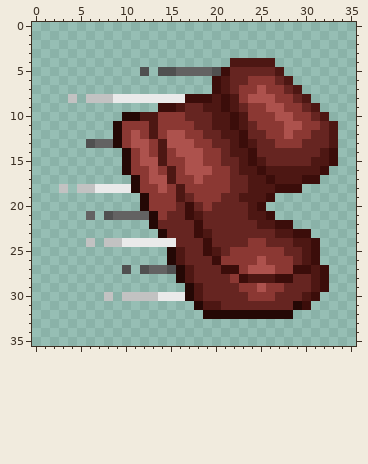
One commit to this pixel-art sprite: textures/ui/speed_effect.png. The picture above is the old version.
The file is 36x36 pixels. The old version is drawn lined up with the new one.
And afterwards:
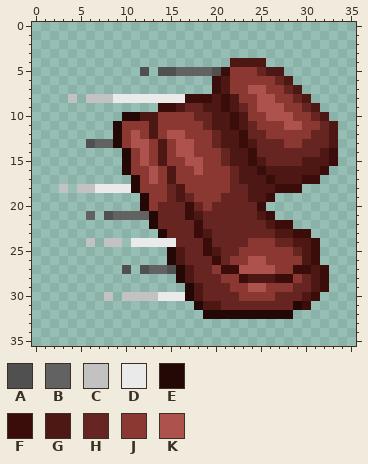
Palette (. is transparent): A #505050  B #636262  C #c2c2c2  D #eaeaea  E #240805  F #3b0d0a  G #4d1713  H #662521  J #8b3833  K #ad524d
Diff:
whole drawing moved by +2,+1 (the old picture is shown already moved)
@@ x 8..32 @@
  3 .........................
- 4 ..............GGGGG......
- 5 ....A.AABBBBAFHHHHHG.....
- 6 ............FGHHJJJHG....
- 7 ............FGHJJKJJHG...
- 8 CDDDDDDDDFFFGFGJKKKJJHG..
- 9 ......FFGHHGGFGHJJKKJJHG.
-10 ..EEGGJJJHHHGGFGJJJKKJJHG
-11 .EJJJGJJJJHHGGFGHJJJKKJJH
-12 .EJKJGJKKJJHHGGFHHJJKJJHH
-13 BEJKKJGKKKJJHHGFGHHJJJHHH
-14 ..EJKJGJKKKJJHGGFHHHHHHHG
-15 ..EJKKGJJKKJJHHGFGHHHHHGG
-16 ..EJJKJGJKKKJJHGGFGGGGGGF
-17 ...EJKKGJJKJJJHHGGFGGGFF.
-18 DDDEJJKJGJJJJJHHGGGFFF...
-19 ....EJJJGHJJJHHGGGF......
-20 ....EJJJHFHJHHHHGF.......
-21 ABBBBEJHHFGHHHHHGGF......
-22 .....EHHHHFHHHHHHGGFF....
+ 4 ..............GGGG.......
+ 5 ....A.AABBBBAFJJJHGG.....
+ 6 ............FGJJJJJHG....
+ 7 ............FGJJKKJJHG...
+ 8 CDDDDDDDDFFFGFGJJKKJJHG..
+ 9 ......FFGHHGGFGHJKKKJJHG.
+10 ..EEGGJJJJHHGGFGJJKKKJJHG
+11 .EJJJGJJJJJHGGFGHJJJKKJJH
+12 .EJKJGJKKJJJHGGFHHJJJJJHH
+13 BEJKKJGJKKJJHGGFGHHHJJHHH
+14 ..EJKJGJKKJJJHGGFHHHHHHHG
+15 ..EJKJGJJKKJJHGGFGHHHHGGG
+16 ..EJJKJGJJKJJJHGGFGGGGGGF
+17 ...EJKJGJJJJJJHGGGFGGGFF.
+18 DDDEJJJHGJJJJJHHGGGFFF...
+19 ....EJJHGHJJJHHHGGF......
+20 ....EJHHHFHJHHHHHF.......
+21 ABBBBEHHHFGHHHHHHGF......
+22 .....EHHHHFHHHHHHHGFF....
 23 ......EHHHFGHHHHHHHGGFF..
-24 CCDDDDDDHHHFHHHHJJHHHGGF.
-25 .......EGHHFGHJJJJJJHHGF.
-26 .......EGHHHFJJJJKJJJHGF.
-27 ..A.ABBAEGHHHFFJKKKJJFFGF
-28 ........EGHHHHJFGGGFFHHGF
-29 .........EGHHHHJJKJJHHHGF
-30 C.CCCCDDDEGHHHHHJJJHHHGF.
+24 CC.DDDDDHHHFHHHHJJJHHGGF.
+25 .......EGHHFGHHJJJJJJHGF.
+26 .......EGHHHFHJJKKJJJJGF.
+27 ..A.ABBAEGHHJFFKKKKJJFFGF
+28 ........EGHHHJJFGGGFFJHGF
+29 .........EGHHHJJKKJJJHHGF
+30 C.CCCCDDDEGHHHHJJJJHHHGF.
 31 ..........EGGHHHHHHHHEF..
